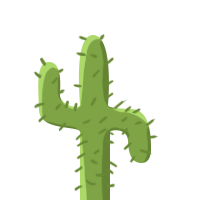
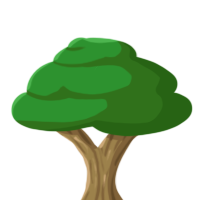
Comparing the layer stacks of the two w=200, h=200 images. Changes:
removed layer "Layer 4" over box(33, 34, 159, 192)
removed layer "Layer 3" over box(41, 40, 157, 200)
removed layer "Layer 2" over box(34, 34, 166, 200)
removed layer "Layer 1" over box(38, 35, 151, 200)
added layer "Layer 9" above "Layer 6" over box(10, 34, 193, 145)
added layer "Layer 6" above "Layer 8" over box(10, 37, 193, 137)
added layer "Layer 8" above "Layer 7" over box(44, 112, 155, 200)
added layer "Layer 7" above "Layer 5" over box(50, 114, 154, 200)
